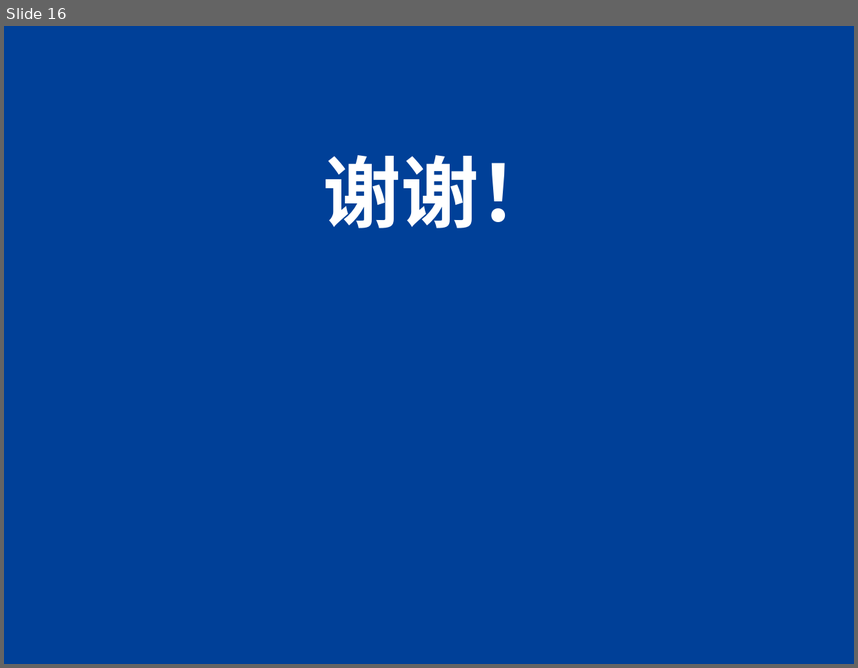
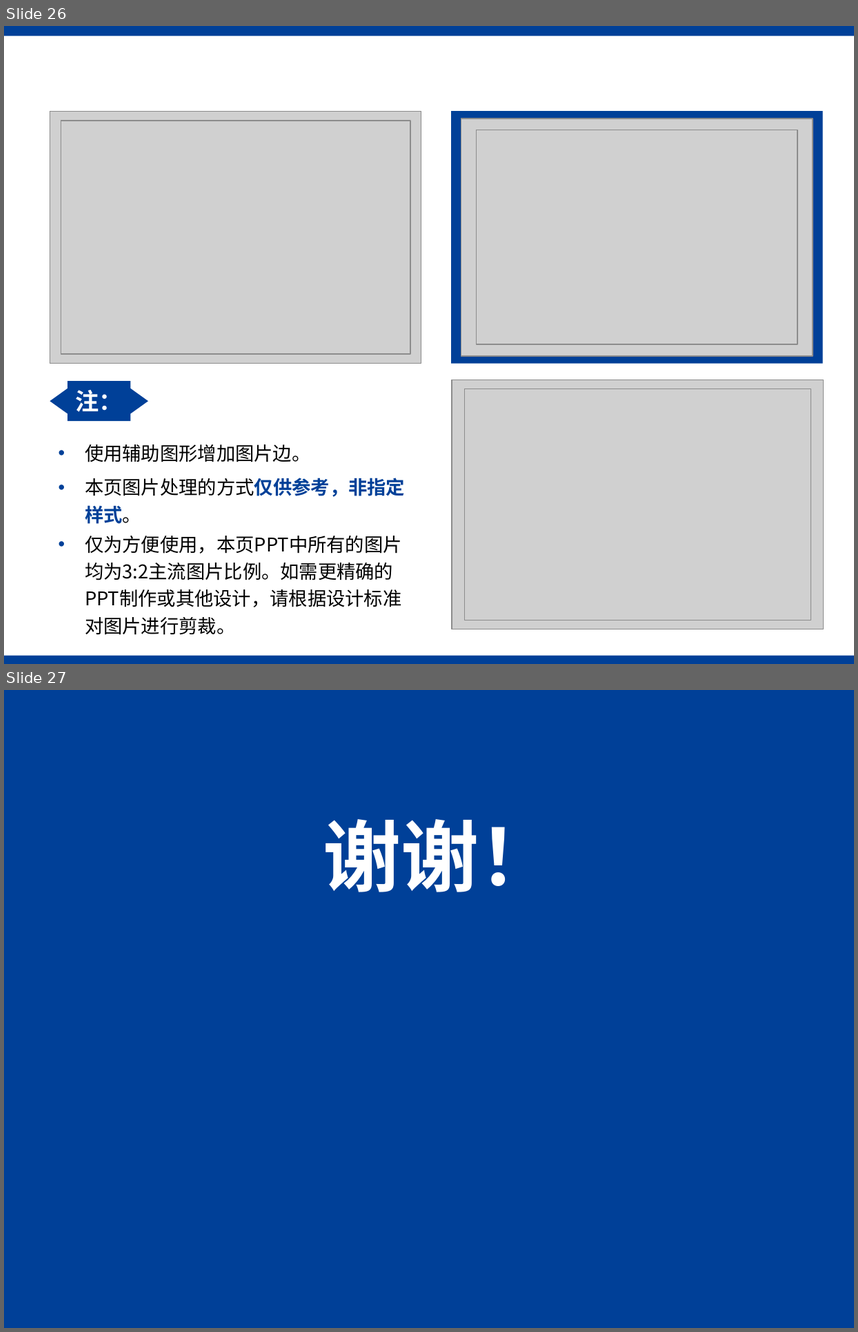
Before and after one commit to gyfastas/EE397, a slide deck: PPT/中期检测报告.pptx. Shown one above the other, each under a label of ours: slide 16 before the commit, slides 26 and 27 after it. The pictures are 858x668 and 858x1332 pixels, drawn with LibreOffice and Linux fonts; fonts in the diff are those of the drawing; grey boxes stand for pictures; background and template pictures are left out. Boxes give left, top, right and bottom in pixels: in the first picture for what was removed or moved away, otherwise in the second. Text is boxed around its words. In the diff, an @@ line names an element or a change of style, - is before the commit and + after.

```diff
--- a/PPT/中期检测报告.pptx
+++ b/PPT/中期检测报告.pptx
@@ slide 26 added at (4, 26, 854, 664), background #FFFFFF @@
@@ rectangle added at (4, 26, 854, 36), fill #004098 @@
@@ picture added at (50, 111, 421, 363) @@
@@ picture added at (61, 121, 410, 353) @@
@@ rectangle added at (451, 111, 822, 363), fill #004098 @@
@@ picture added at (461, 118, 813, 356) @@
@@ picture added at (477, 129, 798, 344) @@
@@ freeform shape added at (50, 381, 148, 421), fill #004098, 20 pt, text #FFFFFF, bold @@
+注：
@@ picture added at (452, 380, 824, 628) @@
@@ picture added at (465, 389, 811, 620) @@
@@ text added at (85, 444, 405, 635), 16 pt, text #000000 @@
+• 使用辅助图形增加图片边。
+• 本页图片处理的方式仅供参考，非指定样式。
+• 仅为方便使用，本页PPT中所有的图片均为3:2主流图片比例。如需更精确的PPT制作或其他设计，请根据设计标准对图片进行剪裁。
@@ rectangle added at (4, 655, 854, 664), fill #004098 @@
@@ what was slide 16 is now slide 27 @@
```
Also in this commit, not shown: 4 slides changed, 21 other slides added, 11 slides removed, 3 other files.
